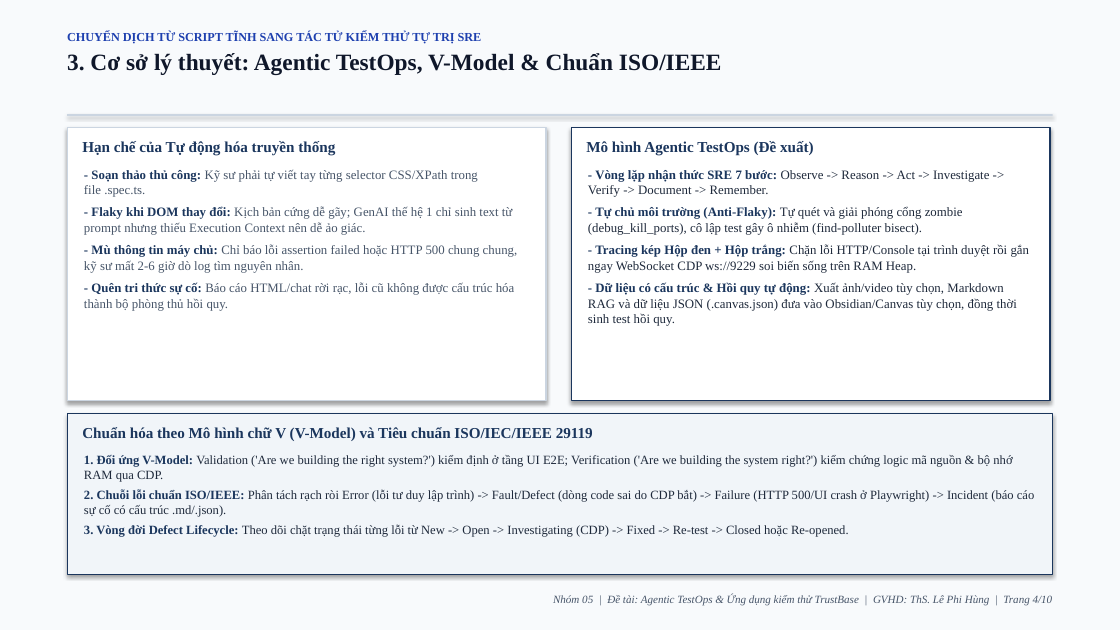
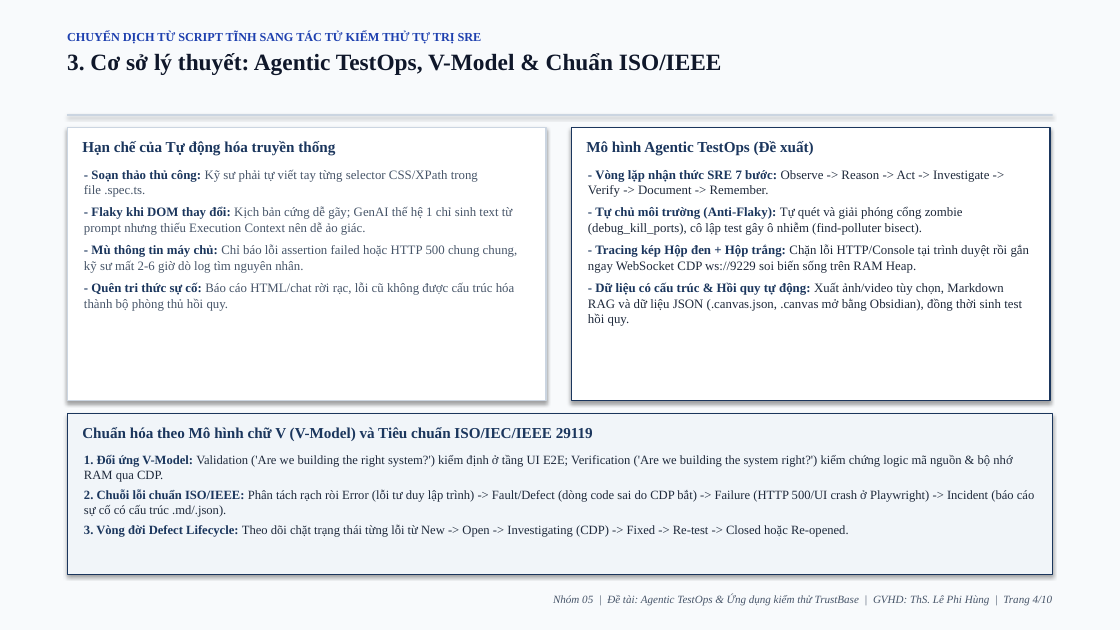
Before and after one commit to justpassingByte/agentic-test-ops, a slide deck: slide 4 of Nhom05_AgenticTestOps_ThuyetTrinh.pptx. Drawn at 1120x630 pixels with LibreOffice and Linux fonts; fonts in the diff are those of the drawing. Boxes give left, top, right and bottom in pixels: in the first picture for what was removed or moved away, otherwise in the second. Text is boxed around its words. In the diff, an @@ line names an element or a change of style, - is before the commit and + after.

```diff
--- a/Nhom05_AgenticTestOps_ThuyetTrinh.pptx
+++ b/Nhom05_AgenticTestOps_ThuyetTrinh.pptx
@@ text at bbox=[588, 282, 1022, 326]: text changed @@
-- Dữ liệu có cấu trúc & Hồi quy tự động: Xuất ảnh/video tùy chọn, Markdown RAG và dữ liệu JSON (.canvas.json) đưa vào Obsidian/Canvas tùy chọn, đồng thời sinh test hồi quy.
+- Dữ liệu có cấu trúc & Hồi quy tự động: Xuất ảnh/video tùy chọn, Markdown RAG và dữ liệu JSON (.canvas.json, .canvas mở bằng Obsidian), đồng thời sinh test hồi quy.
```
Also in this commit, not shown: 6 other slides changed, 10 other files.
